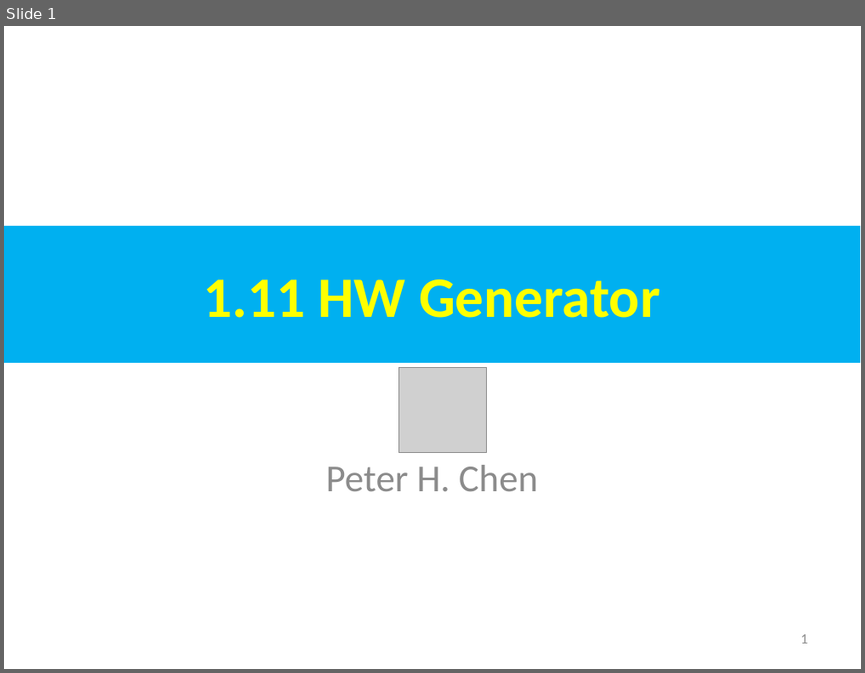
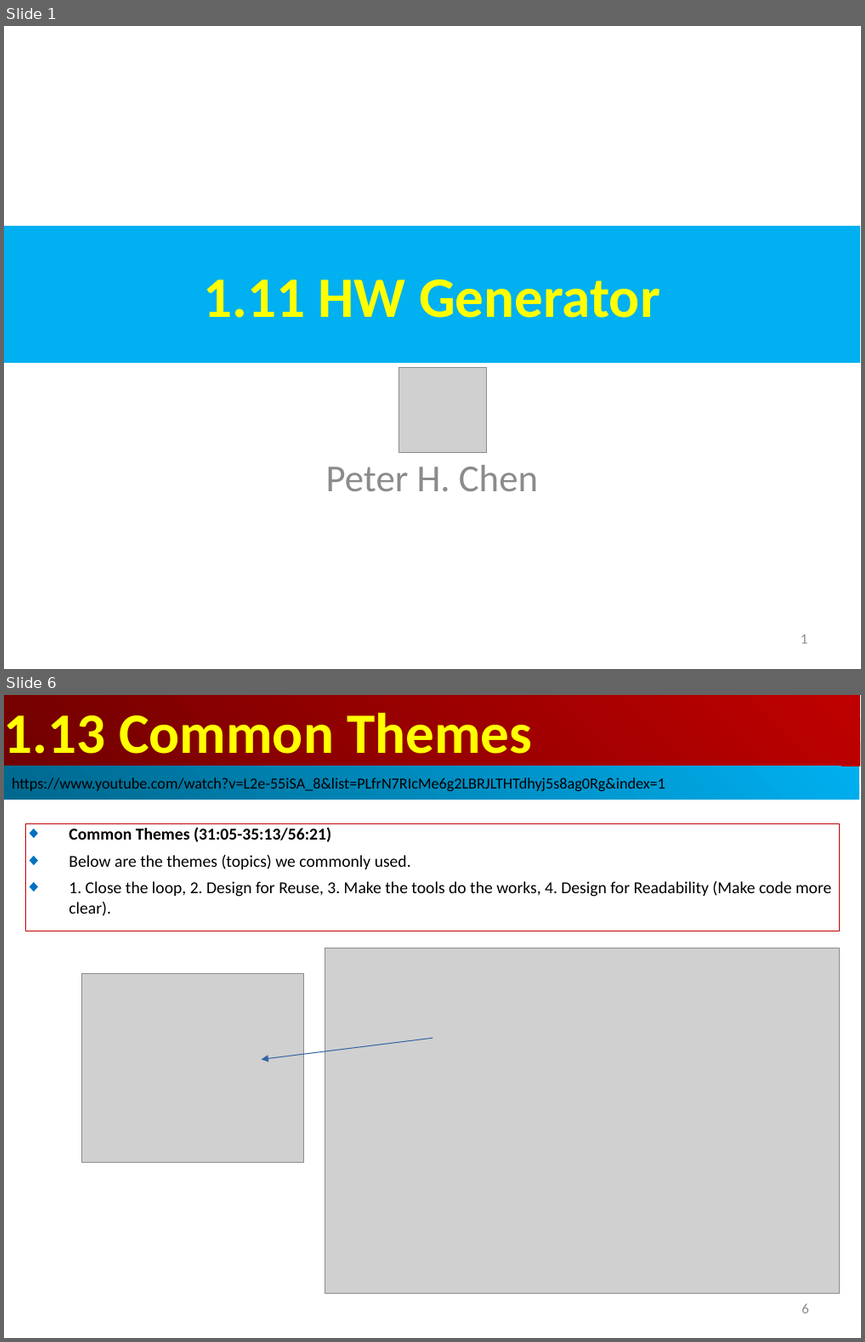
Before and after one commit to peterhchen/AIU_CS800_Chisel, a slide deck: 100_Chisel_HW_Design/001_Intro/000_Video/001.11_20_Generator.ppt. Shown one above the other, each under a label of ours: slide 1 before the commit, slides 1 and 6 after it; the slides between them are not shown. The pictures are 865x673 and 865x1342 pixels, drawn with LibreOffice and Linux fonts; fonts in the diff are those of the drawing; grey boxes stand for pictures. Boxes give left, top, right and bottom in pixels: in the first picture for what was removed or moved away, otherwise in the second. Text is boxed around its words. In the diff, an @@ line names an element or a change of style, - is before the commit and + after.

Commit message:
Introduction
Why do we need Agile/Chisel in Hardware Design?
1. As hardware design become complicated: Mobile phone, Data center, IoT, Electrical Vehicle, and AI, we need Advanced Chips and make all these designs come together.
2. Hardware Design need to increase energy efficiency even Moore’s Law is still appear. CPU and AI accelerator need to improve energy efficient for application. Design Cost need to be reduced: 3nm, 2nm, etc. Cost hundreds of million dollars for design. We need cheaper design flow.
3. Traditional, we have one step Waterfall/HW Design: Design, Specification, Implementation, Integration, Optimization, Verification.
Modern Agile Hardware Design use Chisel software to develop hardware: Design, Implementation, Optimization, Verification.
4. Chisel is open source: faster, bigger community, share components.
5. Chisel use generator to generate components better than reuse proprietary components.
6. Chisel (Construct Hardware in Scala Embedded Language) inherited Object-Oriented Design and Functional Programming.
7. Scala is interpreter based and easy to run inside the Jupyter notebook.
8. Chisel is open source with lot of code example, homework, lab, and projects.

```diff
--- a/100_Chisel_HW_Design/001_Intro/000_Video/001.11_20_Generator.ppt
+++ b/100_Chisel_HW_Design/001_Intro/000_Video/001.11_20_Generator.ppt
@@ slide 6 added at (4,695,861,1338), background #FFFFFF @@
@@ rectangle added at (4,695,860,766), fill gradient #BF0000 to #710000, 48 pt, text #FFFF00, bold @@
+1.13 Common Themes
@@ rectangle added at (4,766,859,800), fill gradient #00AFEF to #00688E, 13 pt, text #000000 @@
+https://www.youtube.com/watch?v=L2e-55iSA_8&list=PLfrN7RIcMe6g2LBRJLTHTdhyj5s8ag0Rg&index=1
@@ rectangle added at (25,823,840,930), outline #C00000 0.74 pt, 14 pt, text #000000 @@
+◆ Common Themes (31:05-35:13/56:21)
+◆ Below are the themes (topics) we commonly used.
+◆ 1. Close the loop, 2. Design for Reuse, 3. Make the tools do the works, 4. Design for Readability (Make code more clear).
@@ picture added at (325,947,840,1293) @@
@@ picture added at (82,974,304,1162) @@
@@ arrow added from (432, 1038) to (261, 1059), #3465A4 0.74 pt @@
@@ page number added at (801,1304,808,1313), 12 pt, text #8B8B8B @@
+6
```
Also in this commit, not shown: 1 slide changed, 18 other slides added, 2 other files.
